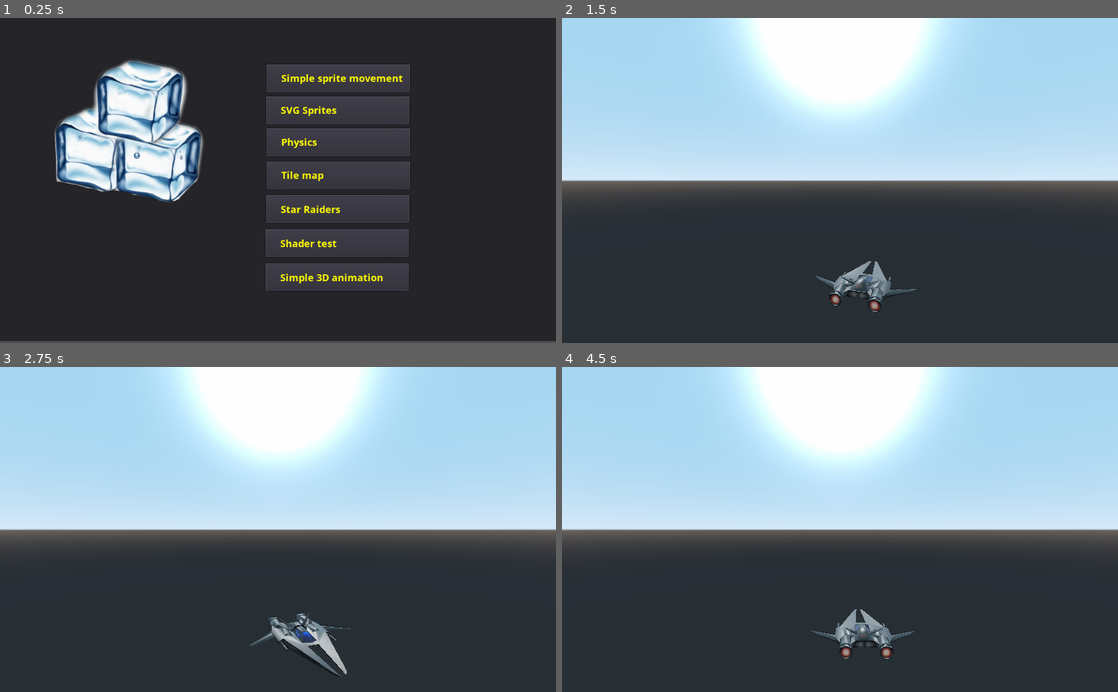
Above: before the commit, frames 1-4 (two rows, left to right).
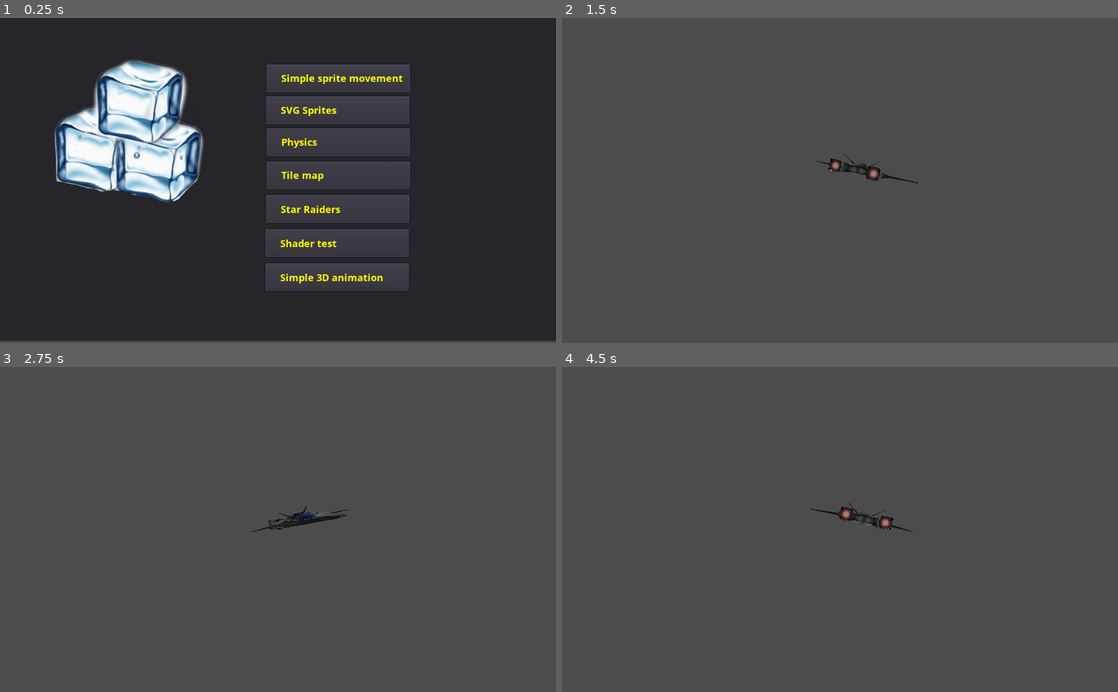
Above: after the commit, the same moments.

Repository: gattila/gamedemo
Game: Godot game, scene res://Scenes/Main.tscn
Same seed, same stepped clock (60 frames per second), same inputs: the game is played once before the commit and once after it.
Inputs (mouse positions are in pixels of both pictures, inside the frame that each line leads up to):
- Up to frame 1 (0.25 s): no input
- Up to frame 2 (1.5 s): click "Simple 3D animation" at 0.5 s; move the mouse to (962, 164) at 1.27 s; hold Right (ui_right) from 1.28 s (still down); click (962, 164) at 1.42 s
- Up to frame 3 (2.75 s): release Right (ui_right) at 2 s; drag from (166, 545) to (250, 594) at 2.02 s
- Up to frame 4 (4.5 s): move the mouse to (895, 458) at 2.77 s; hold Right (ui_right) 2.78-3.5 s; drag from (812, 594) to (673, 480) at 3.52 s; move the mouse to (1006, 578) at 4.27 s; hold Left (ui_left) from 4.28 s (still down)

The runs differ from the first frame. In frame 2, 94% of the frame differs, in the area x 0-100%, y 0-100%; in frame 3, 94%; in frame 4, 94%.

Commit message:
Removed the default environment from the project and the 3D animation

Diff:
--- a/Scenes/Simple3D.tscn
+++ b/Scenes/Simple3D.tscn
@@ -1,7 +1,6 @@
-[gd_scene load_steps=3 format=2]
+[gd_scene load_steps=2 format=2]
 
-[ext_resource path="res://default_env.tres" type="Environment" id=1]
-[ext_resource path="res://Scenes/Prefabs/Ship.tscn" type="PackedScene" id=2]
+[ext_resource path="res://Scenes/Prefabs/Ship.tscn" type="PackedScene" id=1]
 
 [node name="Simple3D" type="Spatial"]
 
@@ -9,7 +8,7 @@
 transform = Transform( 1, 0, 0, 0, 1, 0, 0, 0, 1, 0, 0, 0.4767 )
 keep_aspect = 1
 cull_mask = 1048575
-environment = ExtResource( 1 )
+environment = null
 h_offset = 0.0
 v_offset = 0.0
 doppler_tracking = 0
@@ -23,8 +22,8 @@
 speed = 1.0
 enabled = false
 
-[node name="Ship" parent="." instance=ExtResource( 2 )]
-transform = Transform( 1, 0, 0, 0, 1, 0, 0, 0, 1, 0.101892, -0.461915, -0.567254 )
+[node name="Ship" parent="." instance=ExtResource( 1 )]
+transform = Transform( 1, 0, 0, 0, 0.976, 0.217772, 0, -0.217772, 0.976, 0.101892, 0.0493535, -0.567254 )
 
 [node name="OmniLight" type="OmniLight" parent="."]
 transform = Transform( 1, 0, 0, 0, 1, 0, 0, 0, 1, 0, 1.10934, 2.06285 )
--- a/project.godot
+++ b/project.godot
@@ -26,4 +26,4 @@
 
 [rendering]
 
-environment/default_environment="res://default_env.tres"
+quality/driver/driver_name="GLES2"
